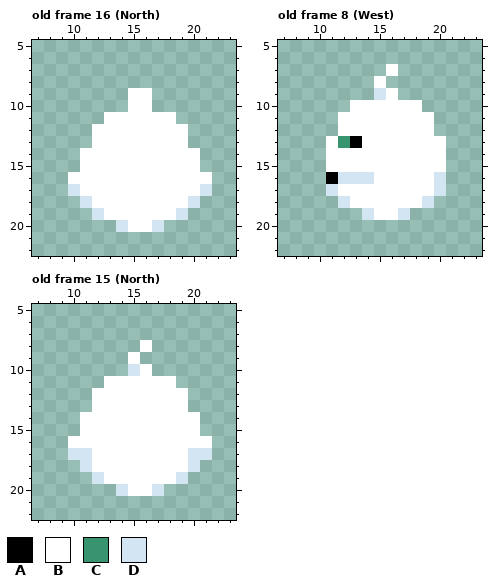
Two states of a pixel-art file, assets/textures/aseprite/new_player_small.ase. The first picture shows the starting point.
32x32 pixels, 55 frames. Shown: old frame 16 (North): x 7..23, y 5..22; old frame 8 (West): x 7..23, y 5..22; old frame 15 (North): x 7..23, y 5..22. The commit also changed other frames, which this record leaves out.
Palette (. is transparent): A #000000  B #ffffff  C #37946e  D #d3e4f3
Pixels before, old frame 16 (North), first column x 10:
 9 .....BB.....
10 .....BB.....
11 ...BBBBBB...
12 ..BBBBBBBB..
13 ..BBBBBBBB..
14 .BBBBBBBBBB.
15 .BBBBBBBBBB.
16 BBBBBBBBBBBB
17 DBBBBBBBBBBD
18 .DBBBBBBBBD.
19 ..DBBBBBBD..
20 ....DBBD....
Pixels before, old frame 8 (West), first column x 11:
 7 .....B....
 8 ....B.....
 9 ....DB....
10 ..BBBBBB..
11 .BBBBBBBB.
12 .BBBBBBBB.
13 BCABBBBBBB
14 BBBBBBBBBB
15 BBBBBBBBBB
16 ADDDBBBBBD
17 DBBBBBBBBD
18 .DBBBBBBD.
19 ...DBBD...
Pixels before, old frame 15 (North), first column x 10:
 8 ......B.....
 9 .....B......
10 .....DB.....
11 ...BBBBBB...
12 ..BBBBBBBB..
13 ..BBBBBBBB..
14 .BBBBBBBBBB.
15 .BBBBBBBBBB.
16 BBBBBBBBBBBB
17 DDBBBBBBBBDD
18 .DBBBBBBBBD.
19 ..DBBBBBBD..
20 ....DBBD....
Once edited:
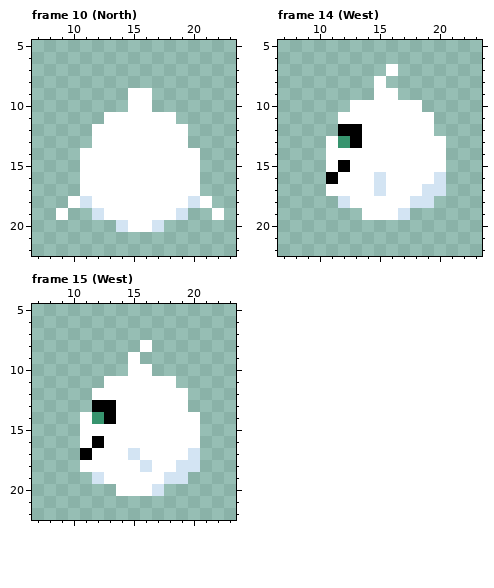
A new or re-ordered frame is compared with the old frame closest to it.
Log entry: added movement directions to player
Changes in this commit:
frames 55 -> 79
Changed rows in their new state; - is an unchanged pixel.
Frame 10 (North) is new; against old frame 16 (North):
first column x 9:
16 -.----------.-
17 -.----------.-
18 -B----------B-
19 B------------B
Frame 14 (West) is new; against old frame 8 (West):
first column x 11:
 9 ----B----
12 -AA------
15 -A-------
16 -BBBD----
17 B---D---D
18 -------D-
19 ---B-----
Frame 15 (West) is new; against old frame 15 (North):
first column x 10:
10 -----B------
13 --AA--------
14 --CA--------
16 .-A--------.
17 .A---D-----.
18 -B----D--D--
19 --------D---
20 ----B-------
Boxes around the changes in both pictures, in picture pixels (x1, y1, x2, y2):
changed: (56, 172, 80, 220)
changed: (200, 172, 224, 220)
changed: (326, 88, 434, 220)
changed: (68, 364, 212, 496)
